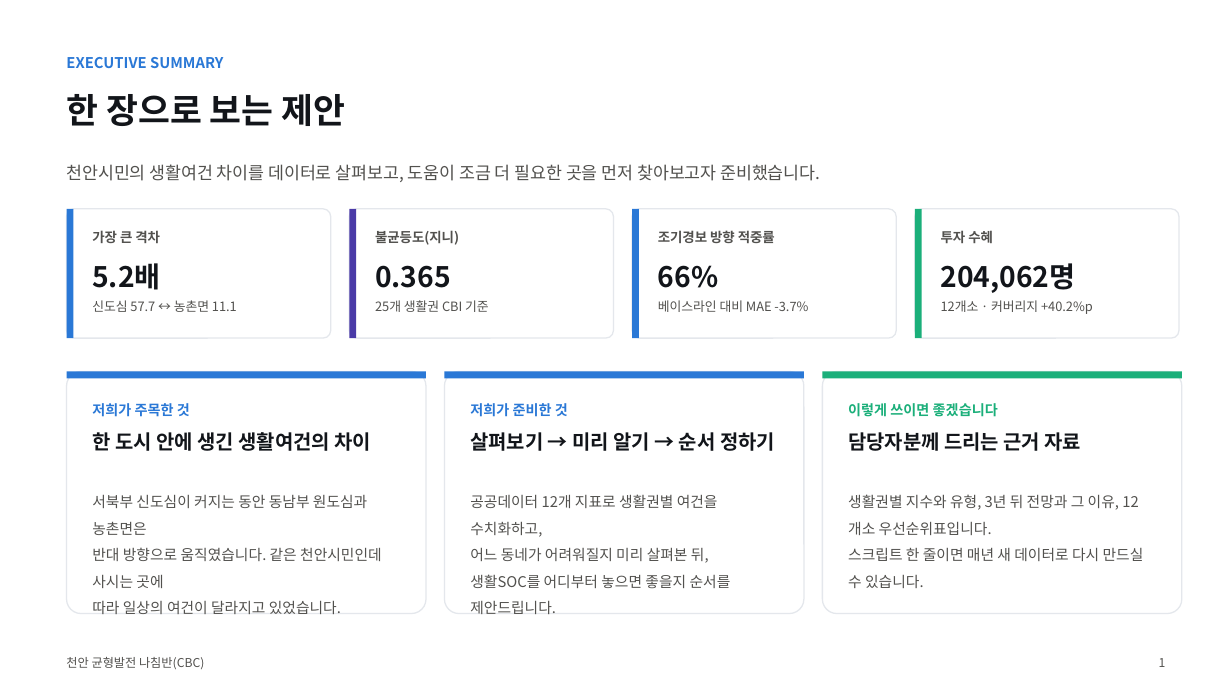
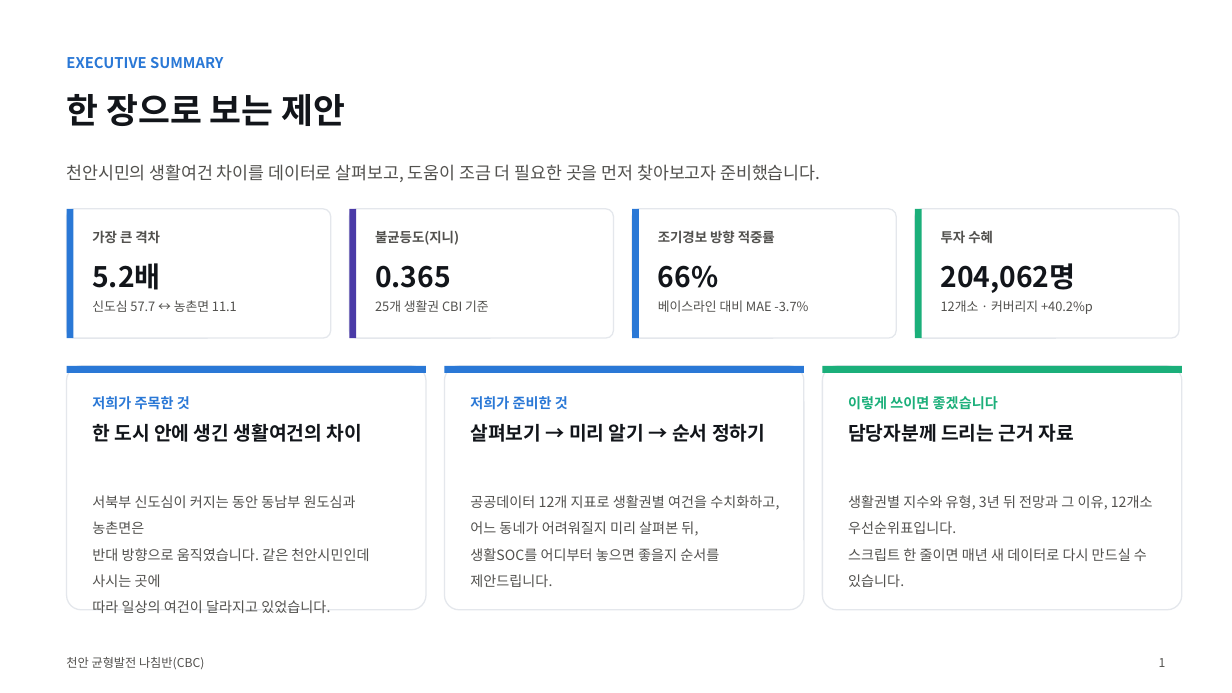
Before and after one commit to BioCode67/2026-AI-, a slide deck: slide 2 of deliverables/기획서_천안균형발전나침반_CBC.pptx. Drawn at 1232x693 pixels with LibreOffice and Linux fonts; fonts in the diff are those of the drawing. Boxes give left, top, right and bottom in pixels: in the first picture for what was removed or moved away, otherwise in the second. Text is boxed around its words. In the diff, an @@ line names an element or a change of style, - is before the commit and + after.

```diff
--- a/deliverables/기획서_천안균형발전나침반_CBC.pptx
+++ b/deliverables/기획서_천안균형발전나침반_CBC.pptx
@@ 3 rounded rectangles, 3 rectangles: place and size @@
-3 rounded rectangles, 3 rectangles at box(67, 372, 1182, 614)
+3 rounded rectangles, 3 rectangles at box(67, 366, 1182, 610)
@@ 3 texts: place and size @@
-3 texts at box(92, 403, 998, 417)
+3 texts at box(92, 396, 998, 410)
@@ text "한 도시 안에 생긴 생활여건의 ...": place and size @@
-text "한 도시 안에 생긴 생활여건의 ..." at box(92, 432, 371, 451)
+text "한 도시 안에 생긴 생활여건의 ..." at box(92, 423, 362, 442)
@@ text "살펴보기 → 미리 알기 → ...": place and size @@
-text "살펴보기 → 미리 알기 → ..." at box(470, 432, 775, 451)
+text "살펴보기 → 미리 알기 → ..." at box(470, 424, 765, 442)
@@ size 15.5 to 15 pt in 3 elements at box(92, 423, 362, 442), box(470, 424, 765, 442), box(848, 424, 1073, 442) @@
@@ text "담당자분께 드리는 근거 자료": place and size @@
-text "담당자분께 드리는 근거 자료" at box(848, 432, 1082, 451)
+text "담당자분께 드리는 근거 자료" at box(848, 424, 1073, 442)
@@ size 11.5 to 11 pt; line spacing 1.5 to 1.55 in 3 elements at box(92, 495, 369, 613), box(470, 495, 779, 587), box(848, 495, 1153, 587) @@
```
Also in this commit, not shown: 12 other slides changed, 1 slide added, 4 other files.
